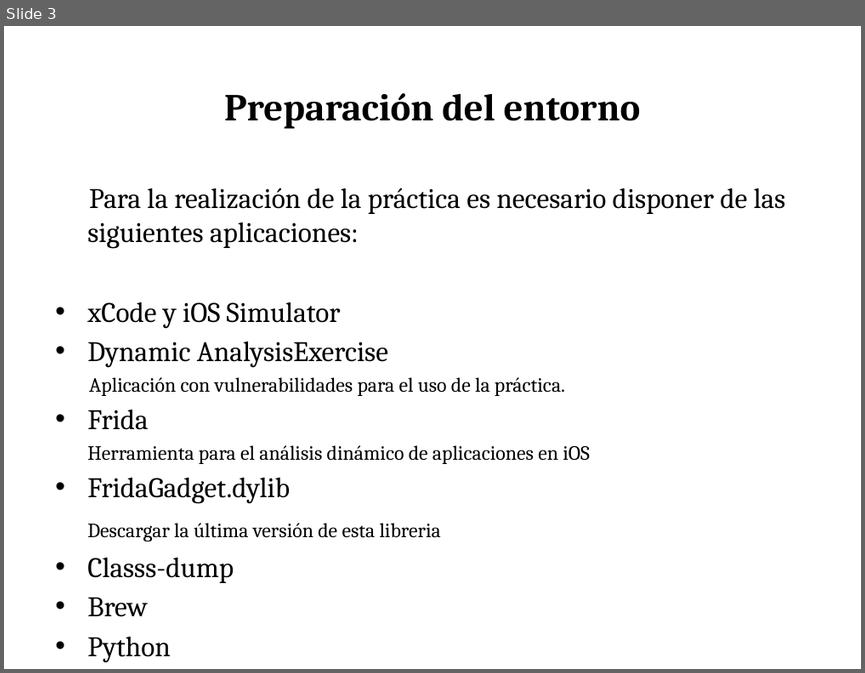
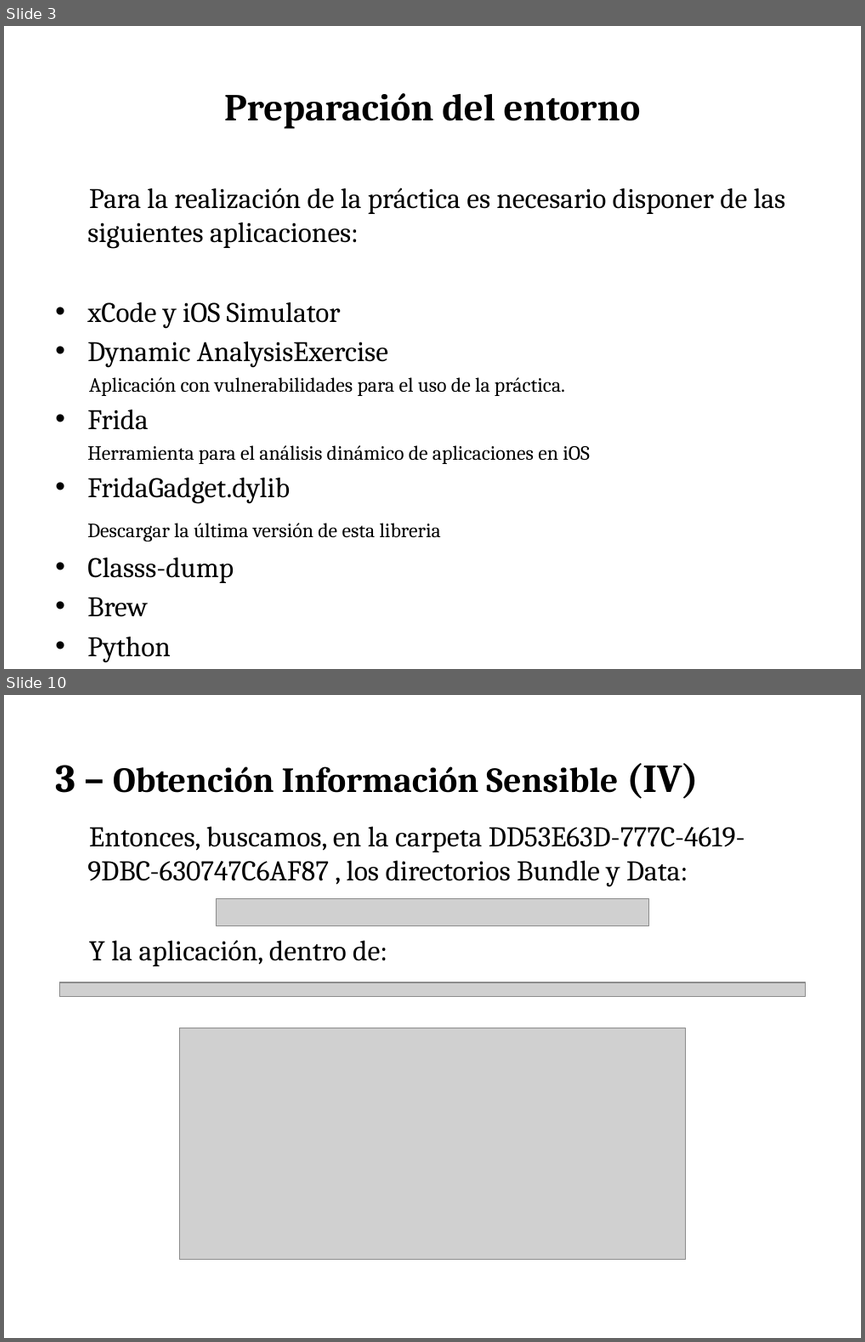
Before and after one commit to press1key/Sistemas-Ubicuos, a slide deck: Cybersecurity Management UPC - Sistemas Ubicuos iOS.pptx. Shown one above the other, each under a label of ours: slide 3 before the commit, slides 3 and 10 after it; the slides between them are not shown. The pictures are 865x673 and 865x1342 pixels, drawn with LibreOffice and Linux fonts; fonts in the diff are those of the drawing; grey boxes stand for pictures. Boxes give left, top, right and bottom in pixels: in the first picture for what was removed or moved away, otherwise in the second. Text is boxed around its words. In the diff, an @@ line names an element or a change of style, - is before the commit and + after.

```diff
--- a/Cybersecurity Management UPC - Sistemas Ubicuos iOS.pptx
+++ b/Cybersecurity Management UPC - Sistemas Ubicuos iOS.pptx
@@ slide 10 added at (4,695,861,1338), background #FFFFFF @@
@@ text added at (55,763,698,799), 29.6 pt, text #000000, bold @@
+3 – Obtención Información Sensible (IV)
@@ text added at (87,826,745,966), 24 pt, text #000000 @@
+Entonces, buscamos, en la carpeta DD53E63D-777C-4619-9DBC-630747C6AF87 , los directorios Bundle y Data:
+Y la aplicación, dentro de:
@@ picture added at (216,899,648,925) @@
@@ picture added at (60,982,805,997) @@
@@ picture added at (180,1028,686,1259) @@
```
Also in this commit, not shown: 1 slide changed, 12 other slides added.
